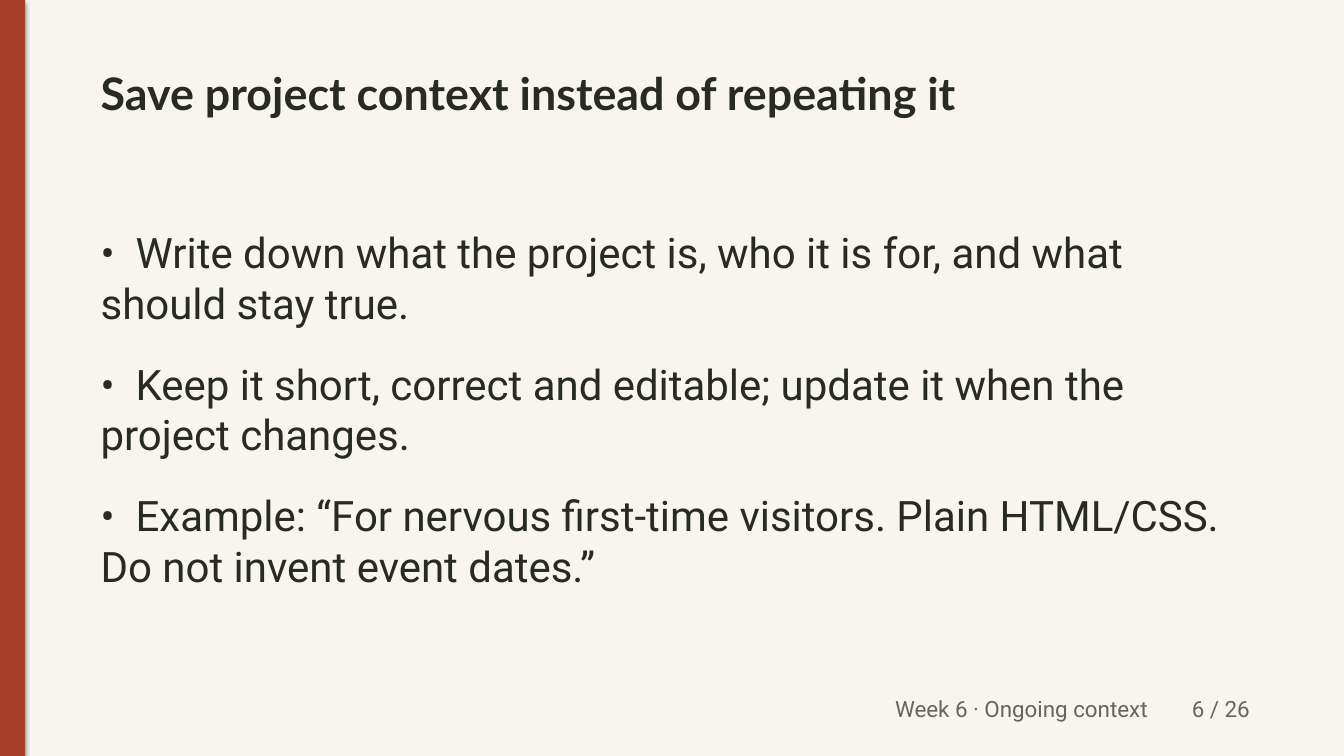
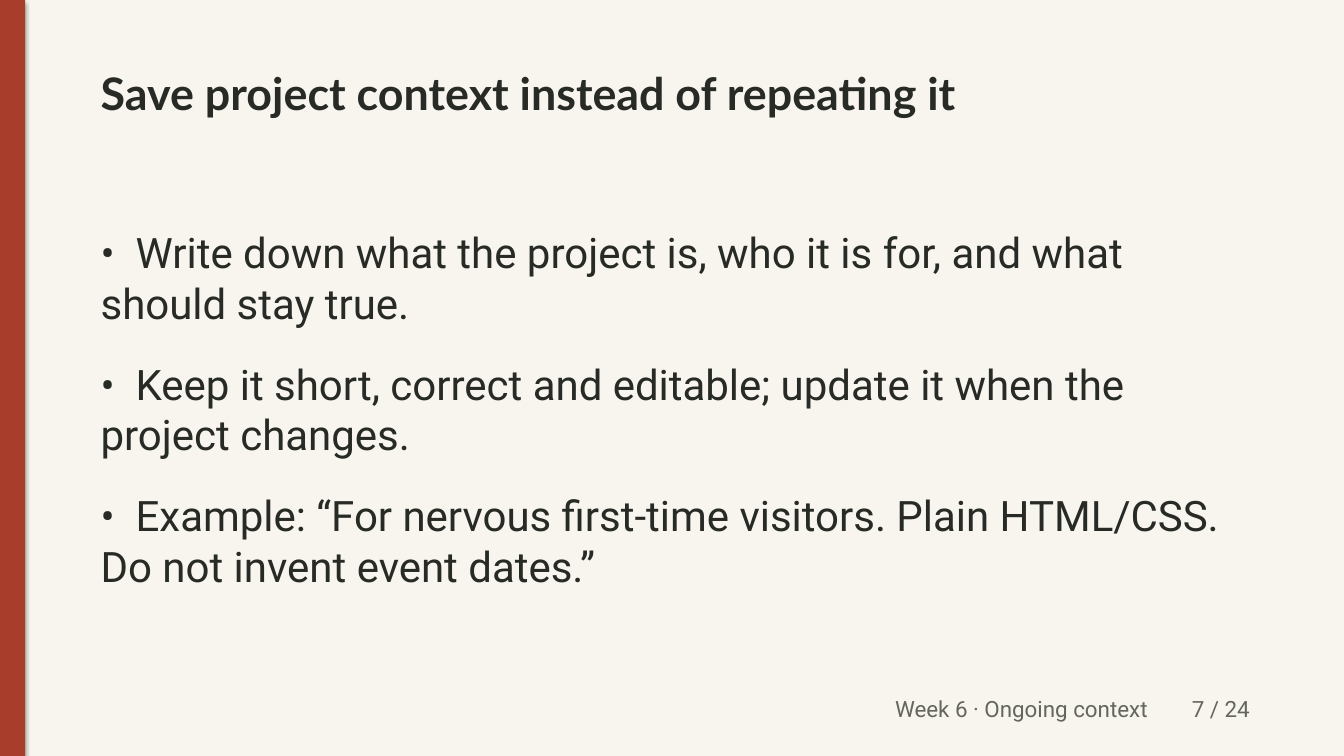
Before and after one commit to unforcedagi/learn-vibe-build-deck, a slide deck: slide 7 of lessons/week-6/_src/week6-lecture.pptx (slide 6 before the commit). Drawn at 1344x756 pixels with LibreOffice and Linux fonts; fonts in the diff are those of the drawing. Boxes give left, top, right and bottom in pixels: in the first picture for what was removed or moved away, otherwise in the second. Text is boxed around its words. In the diff, an @@ line names an element or a change of style, - is before the commit and + after.

Commit message:
Week 6 slides: class overview of builds + shared friction; merge design/feedback/debug; drop credits slide (Aaron) (#18)

```diff
--- a/lessons/week-6/_src/week6-lecture.pptx
+++ b/lessons/week-6/_src/week6-lecture.pptx
@@ text at (x1=895, y1=700, x2=1250, y2=722): text changed @@
-Week 6 · Ongoing context 6 / 26
+Week 6 · Ongoing context 7 / 24
```
Also in this commit, not shown: 21 other slides changed, 2 slides added, 4 slides removed, 5 other files.
